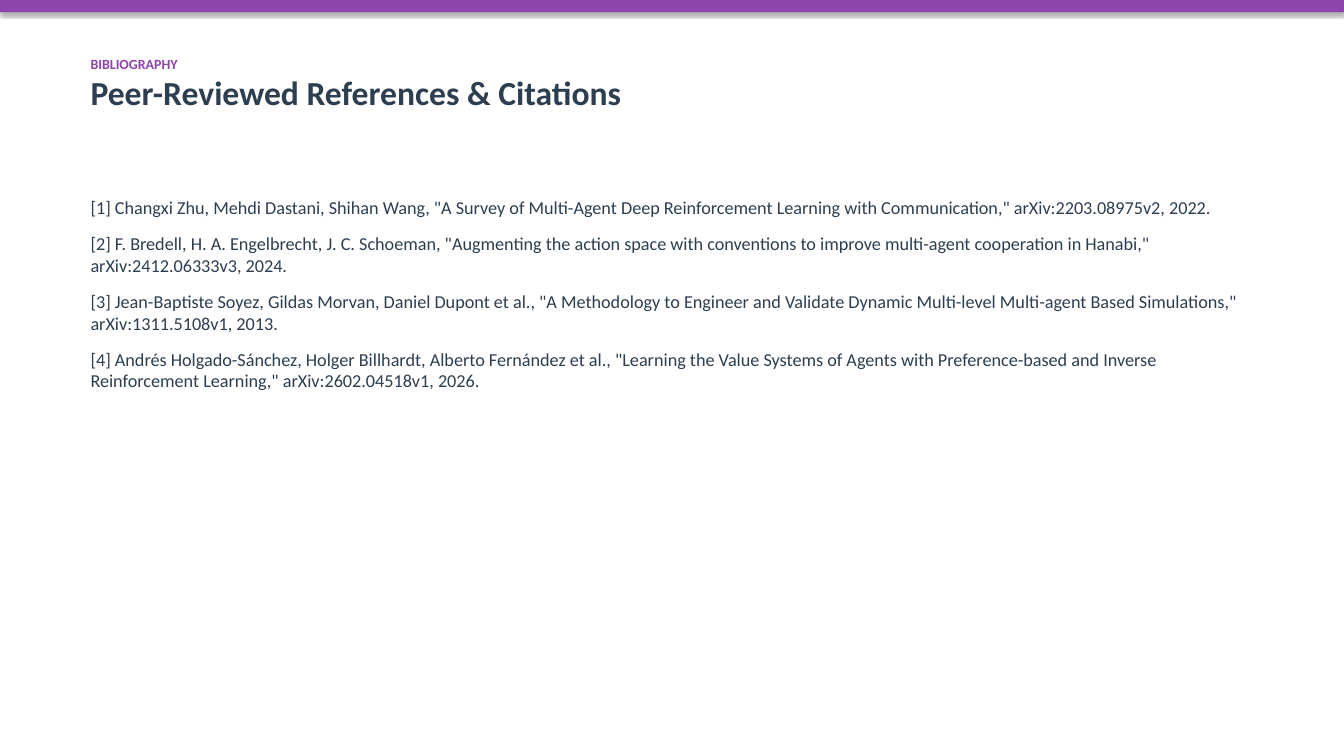
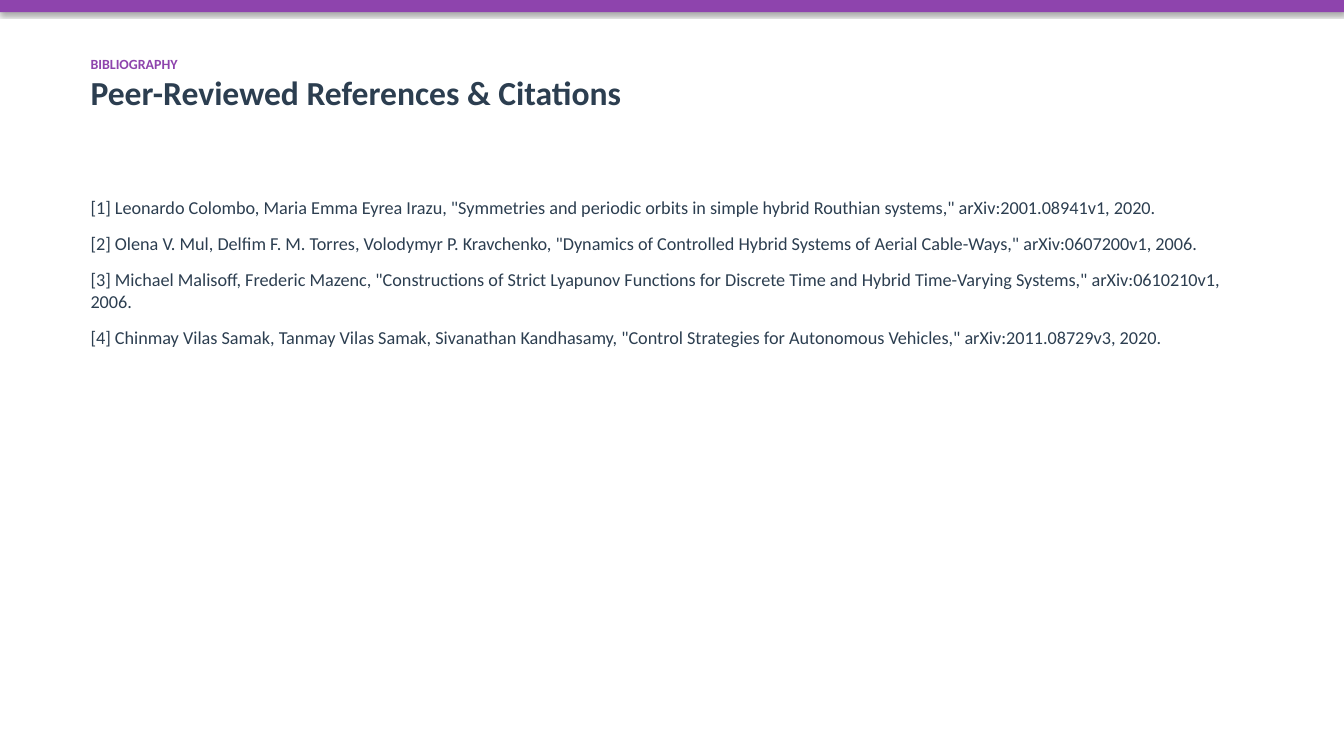
Before and after one commit to rahulkumar-andc/resercher-campanion, a slide deck: slide 5 of output/Presentation.pptx. Drawn at 1344x756 pixels with LibreOffice and Linux fonts; fonts in the diff are those of the drawing. Boxes give left, top, right and bottom in pixels: in the first picture for what was removed or moved away, otherwise in the second. Text is boxed around its words. In the diff, an @@ line names an element or a change of style, - is before the commit and + after.

Commit message:
feat: Implement Hybrid Mamba-Transformer Neural Engine

```diff
--- a/output/Presentation.pptx
+++ b/output/Presentation.pptx
@@ text at [91,201,1220,347]: text changed @@
-[1] Changxi Zhu, Mehdi Dastani, Shihan Wang, "A Survey of Multi-Agent Deep Reinforcement Learning with Communication," arXiv:2203.08975v2, 2022.
-[2] F. Bredell, H. A. Engelbrecht, J. C. Schoeman, "Augmenting the action space with conventions to improve multi-agent cooperation in Hanabi," arXiv:2412.06333v3, 2024.
-[3] Jean-Baptiste Soyez, Gildas Morvan, Daniel Dupont et al., "A Methodology to Engineer and Validate Dynamic Multi-level Multi-agent Based Simulations," arXiv:1311.5108v1, 2013.
-[4] Andrés Holgado-Sánchez, Holger Billhardt, Alberto Fernández et al., "Learning the Value Systems of Agents with Preference-based and Inverse Reinforcement Learning," arXiv:2602.04518v1, 2026.
+[1] Leonardo Colombo, Maria Emma Eyrea Irazu, "Symmetries and periodic orbits in simple hybrid Routhian systems," arXiv:2001.08941v1, 2020.
+[2] Olena V. Mul, Delfim F. M. Torres, Volodymyr P. Kravchenko, "Dynamics of Controlled Hybrid Systems of Aerial Cable-Ways," arXiv:0607200v1, 2006.
+[3] Michael Malisoff, Frederic Mazenc, "Constructions of Strict Lyapunov Functions for Discrete Time and Hybrid Time-Varying Systems," arXiv:0610210v1, 2006.
+[4] Chinmay Vilas Samak, Tanmay Vilas Samak, Sivanathan Kandhasamy, "Control Strategies for Autonomous Vehicles," arXiv:2011.08729v3, 2020.
```
Also in this commit, not shown: 1 other slide changed, 7 other files.
